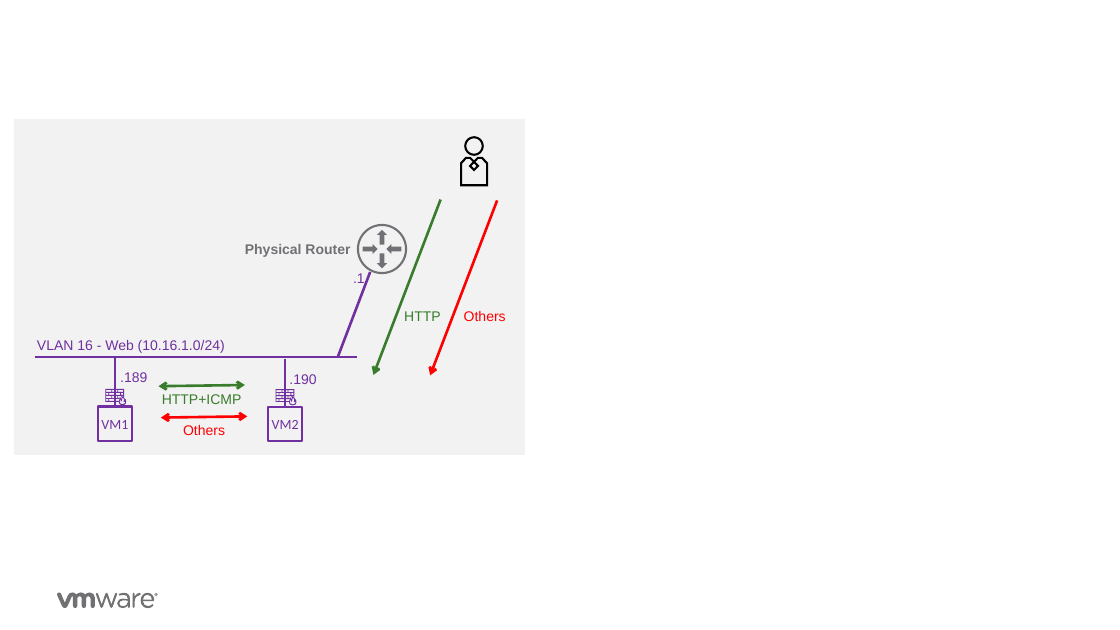
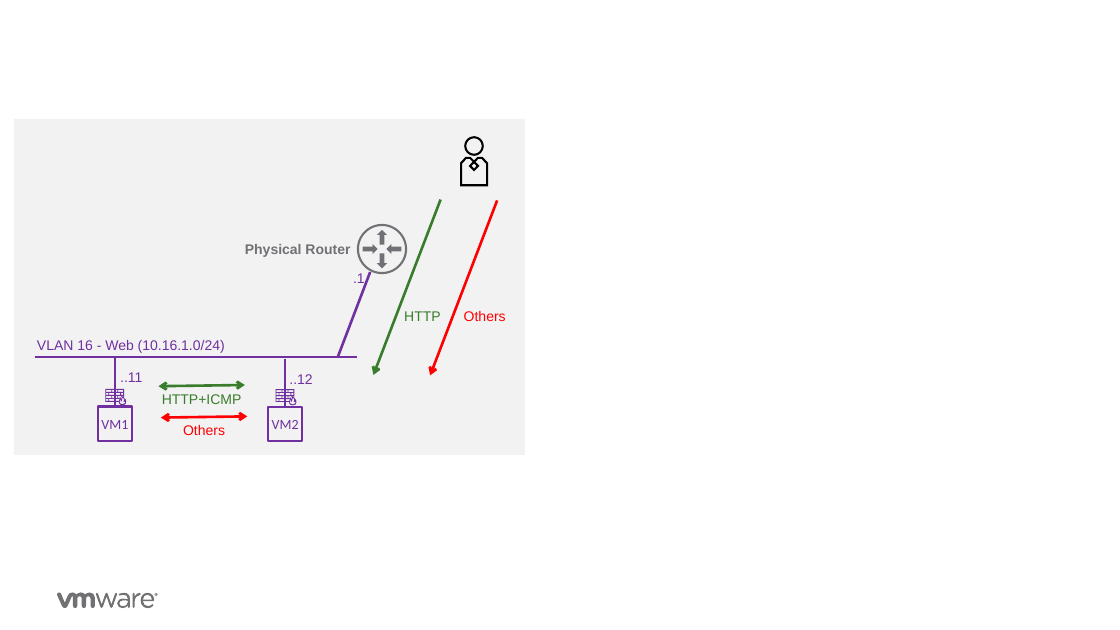
Before and after one commit to vmware-nsx/eval-docs, a slide deck: slide 4 of docs/assets/Graphics/Graphics-v0.1.pptx. Drawn at 1120x630 pixels with LibreOffice and Linux fonts; fonts in the diff are those of the drawing; background and template pictures are left out. Boxes give left, top, right and bottom in pixels: in the first picture for what was removed or moved away, otherwise in the second. Text is boxed around its words. In the diff, an @@ line names an element or a change of style, - is before the commit and + after.

```diff
--- a/docs/assets/Graphics/Graphics-v0.1.pptx
+++ b/docs/assets/Graphics/Graphics-v0.1.pptx
@@ text at (120, 372, 142, 382): text changed @@
-.189
+..11
@@ text at (289, 374, 312, 384): text changed @@
-.190
+..12
```
Also in this commit, not shown: 1 slide added, 1 other file.
